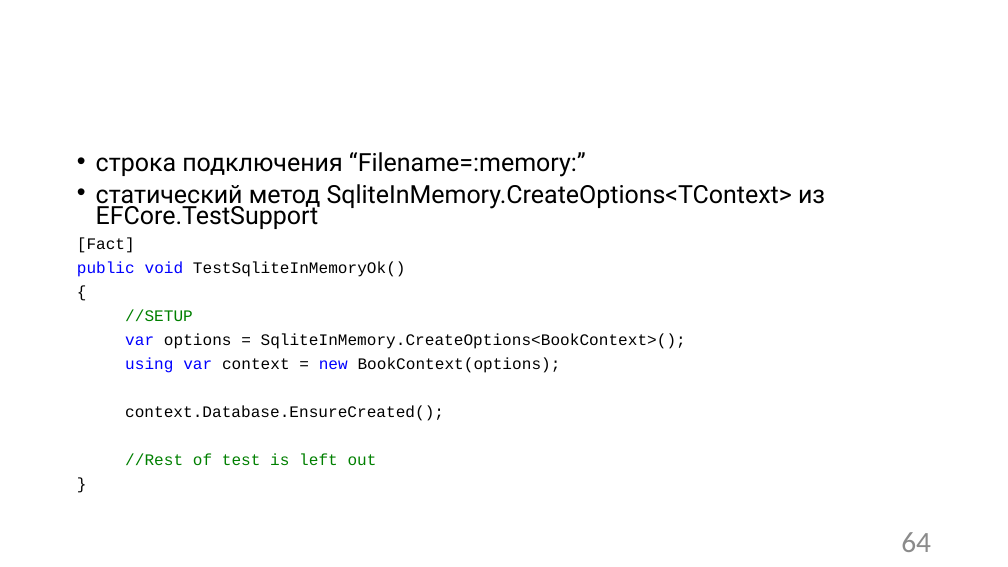
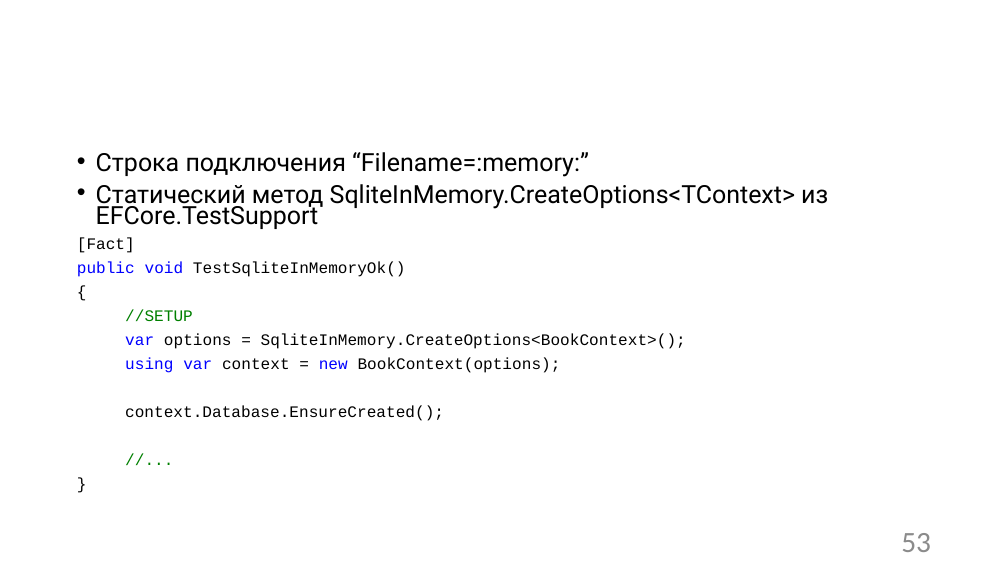
Before and after one commit to Sa1Gur/DbTest.Containers, a slide deck: slide 53 of DbaseTesting.pptx (slide 64 before the commit). Drawn at 1008x567 pixels with LibreOffice and Linux fonts; fonts in the diff are those of the drawing; background and template pictures are left out. Boxes give left, top, right and bottom in pixels: in the first picture for what was removed or moved away, otherwise in the second. Text is boxed around its words. In the diff, an @@ line names an element or a change of style, - is before the commit and + after.

```diff
--- a/DbaseTesting.pptx
+++ b/DbaseTesting.pptx
@@ text at [96, 152, 828, 229]: text changed @@
-• строка подключения “Filename=:memory:”
-• статический метод SqliteInMemory.CreateOptions<TContext> из EFCore.TestSupport
+• Строка подключения “Filename=:memory:”
+• Статический метод SqliteInMemory.CreateOptions<TContext> из EFCore.TestSupport
@@ text at [125, 453, 377, 465]: text changed @@
-//Rest of test is left out
+//...
@@ page number at [901, 533, 931, 552]: text changed @@
-64
+53
```
Also in this commit, not shown: 55 other slides changed, 3 slides added, 7 slides removed, 10 other files.
